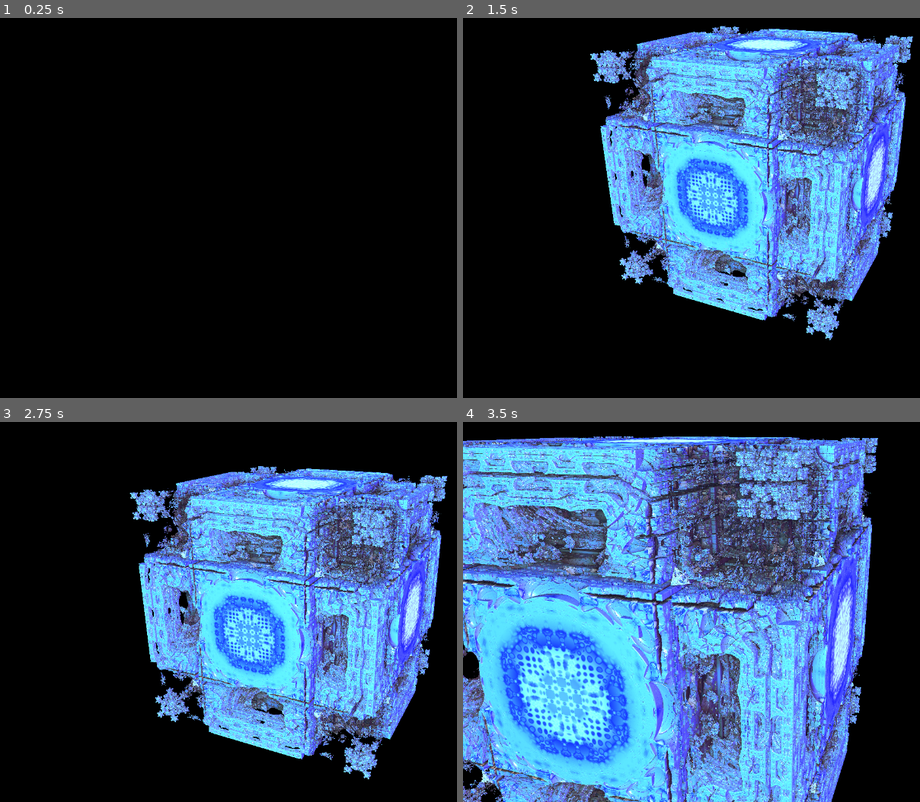
Above: before the commit, frames 1-4 (two rows, left to right).
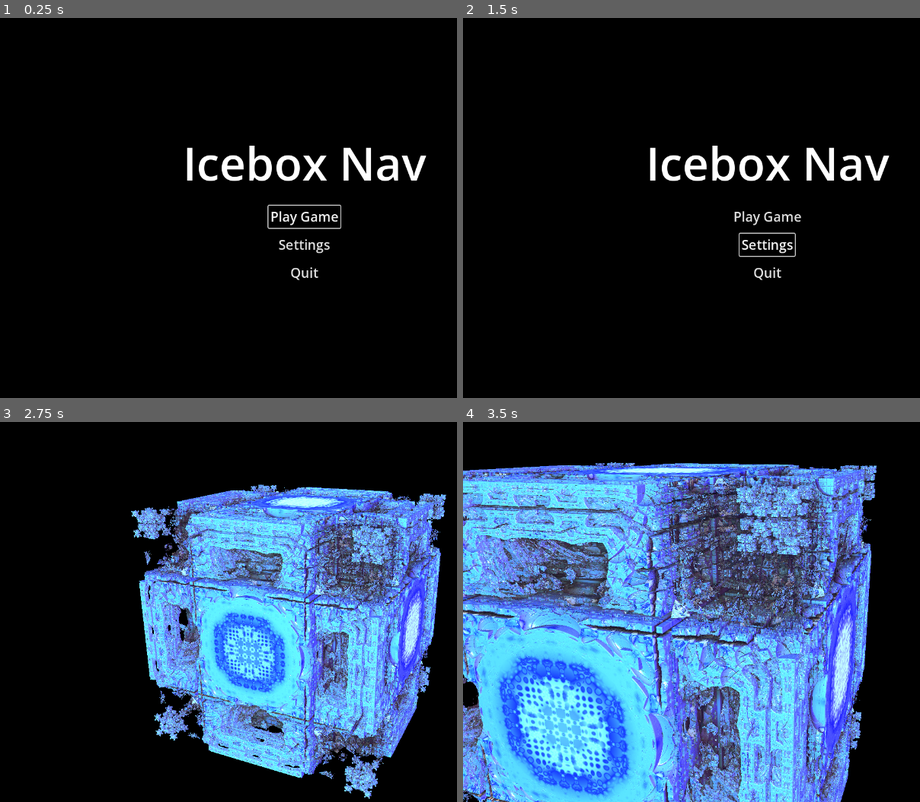
Above: after the commit, the same moments.

Repository: Adam-G-Klein/HelpImStuckInAFractal
Game: Godot game, scene res://src/ui/main_menu.tscn
Same seed, same stepped clock (60 frames per second), same inputs: the game is played once before the commit and once after it. Before the commit the project starts from res://src/main.tscn.
Inputs (mouse positions are in pixels of both pictures, inside the frame that each line leads up to):
- Up to frame 1 (0.25 s): no input
- Up to frame 2 (1.5 s): click (769, 246) at 0.5 s, where only the run after the commit has a clickable "Settings"; click (769, 234) at 1.25 s, where only the run after the commit has a clickable "Back"
- Up to frame 3 (2.75 s): click (306, 619) at 2 s, where only the run after the commit has a clickable "Play Game"
- Up to frame 4 (3.5 s): tap Enter at 2.75 s; move the mouse to (801, 612) at 2.77 s; hold W (move_forward) from 2.78 s (still down); hold Q (toggle_panel) from 2.78 s (still down); click (801, 612) at 2.92 s

The runs differ from the first frame. In frame 1, 2.4% of the frame differs, in the area x 40-94%, y 33-69%; in frame 2, 42%; in frame 3, 40%; in frame 4, 71%, in the area x 0-91%, y 3-100%.

Commit message:
feat(ui): Icebox Nav main menu, Escape pause menu, and a persisted sensitivity setting
- The game now starts on a title menu (Play Game, Settings, Quit).
- Escape pauses the tree and opens a pause menu (Resume, Settings, Back
  to Menu); Escape steps back out of Settings, then resumes.
- A Settings autoload owns the mouse sensitivity, saved to
  user://settings.cfg. Main mirrors it into FractalParams, the Q panel's
  slider writes through to it, and loading a saved view no longer changes it.
- Tests for the settings file, both menus, pause/resume, and a real
  GUI-routed drag that fails without the previous commit's fix.

Co-Authored-By: Claude Opus 5.5 <noreply@anthropic.com>

Diff:
--- a/project.godot
+++ b/project.godot
@@ -4,8 +4,12 @@
 [application]
 
 config/name="Help I'm Stuck In A Fractal"
-run/main_scene="res://src/main.tscn"
+run/main_scene="res://src/ui/main_menu.tscn"
 config/features=PackedStringArray("4.6", "GL Compatibility")
+
+[autoload]
+
+Settings="*res://src/settings/settings.gd"
 
 [display]
 
@@ -50,6 +54,11 @@
 "events": [Object(InputEventKey,"resource_local_to_scene":false,"resource_name":"","device":-1,"window_id":0,"alt_press …(192 unchanged characters)…
 ]
 }
+pause={
+"deadzone": 0.2,
+"events": [Object(InputEventKey,"resource_local_to_scene":false,"resource_name":"","device":-1,"window_id":0,"alt_pressed":false,"shift_pressed":false,"ctrl_pressed":false,"meta_pressed":false,"pressed":false,"keycode":0,"physical_keycode":4194305,"key_label":0,"unicode":0,"location":0,"echo":false,"script":null)
+]
+}
 workspace_quick_save={
 "deadzone": 0.2,
 "events": [Object(InputEventKey,"resource_local_to_scene":false,"resource_name":"","device":-1,"window_id":0,"alt_press …(493 unchanged characters)…
--- a/src/main.gd
+++ b/src/main.gd
@@ -3,7 +3,10 @@
 ## Wires the two resources into every child, selects the active camera from
 ## camera_mode, owns the mouse capture, and is the single mouse-event dispatcher.
 ## Also saves and loads views: WorkspaceFiles picks the file, Workspace does the
-## reading and writing, and the panel shows the result.
+## reading and writing, and the panel shows the result. Escape pauses the tree
+## and opens the PauseMenu; the mouse sensitivity follows the Settings autoload.
+
+const MENU_SCENE := "res://src/ui/main_menu.tscn"
 
 var params: FractalParams
 var camera: CameraState
@@ -17,6 +20,8 @@
 var _marker: JuliaMarker
 var _last_mode := -1
 var _files: WorkspaceFiles
+var _pause: PauseMenu
+var _loading := false
 
 
 func _ready() -> void:
@@ -36,6 +41,13 @@
 		_marker.setup(params, camera, view)
 
 	_build_workspace_files()
+	_build_pause_menu()
+
+	# The sensitivity is the player's, not the view's: Settings owns it, and the
+	# panel's slider writes through params back into Settings.
+	params.mouse_sensitivity = Settings.mouse_sensitivity
+	Settings.changed.connect(func(): params.mouse_sensitivity = Settings.mouse_sensitivity)
+	params.changed.connect(_sync_sensitivity_to_settings)
 
 	panel.visible = false
 	params.changed.connect(_apply_mode)
@@ -45,6 +57,40 @@
 
 func workspace_files() -> WorkspaceFiles:
 	return _files
+
+
+func pause_menu() -> PauseMenu:
+	return _pause
+
+
+func _build_pause_menu() -> void:
+	_pause = PauseMenu.new()
+	_pause.name = "PauseMenu"
+	add_child(_pause)
+	_pause.resume_requested.connect(resume)
+	_pause.menu_requested.connect(back_to_menu)
+
+
+func pause() -> void:
+	get_tree().paused = true
+	_pause.open()
+	_update_mouse()
+
+
+func resume() -> void:
+	_pause.close()
+	get_tree().paused = false
+	_update_mouse()
+
+
+func back_to_menu() -> void:
+	get_tree().paused = false
+	get_tree().change_scene_to_file(MENU_SCENE)
+
+
+func _sync_sensitivity_to_settings() -> void:
+	if not _loading:
+		Settings.mouse_sensitivity = params.mouse_sensitivity
 
 
 ## The buttons and the quick-save key only choose a file; the saving and
@@ -76,7 +122,11 @@
 
 
 func load_view_from(path: String) -> void:
+	# A saved view carries a sensitivity too, but the player's setting wins.
+	_loading = true
 	var result := Workspace.load_file(path, params, camera)
+	_loading = false
+	params.mouse_sensitivity = Settings.mouse_sensitivity
 	var warnings: Array = result["warnings"]
 	if not result["ok"]:
 		_report("Load failed: %s" % warnings[0])
@@ -116,7 +166,8 @@
 
 
 func _update_mouse() -> void:
-	var capture := (params.camera_mode == FractalParams.CameraMode.FLY) and not panel.visible
+	var capture := params.camera_mode == FractalParams.CameraMode.FLY \
+			and not panel.visible and not _pause.visible
 	Input.set_mouse_mode(Input.MOUSE_MODE_CAPTURED if capture else Input.MOUSE_MODE_VISIBLE)
 
 
@@ -124,8 +175,14 @@
 	return fly if params.camera_mode == FractalParams.CameraMode.FLY else _orbit
 
 
-# The only mouse dispatcher: Q -> JuliaMarker -> active camera.
+# The only mouse dispatcher: Escape -> Q -> JuliaMarker -> active camera.
+# (Paused, this does not run; the PauseMenu takes Escape instead.)
 func _unhandled_input(event: InputEvent) -> void:
+	if event.is_action_pressed("pause"):
+		pause()
+		get_viewport().set_input_as_handled()
+		return
+
 	# 1. Q toggles the panel (ignored while a panel text field has focus)
 	if event.is_action_pressed("toggle_panel"):
 		if panel.text_field_has_focus():
--- /dev/null
+++ b/src/settings/settings.gd
@@ -0,0 +1,61 @@
+extends Node
+## Player preferences that belong to the player rather than to a saved view:
+## for now, the mouse sensitivity. Autoloaded as `Settings` and kept in
+## user://settings.cfg, so it survives restarts and is not overwritten by
+## loading a view.
+
+signal changed
+
+const DEFAULT_PATH := "user://settings.cfg"
+const SENSITIVITY_MIN := 0.02
+const SENSITIVITY_MAX := 0.5
+const SENSITIVITY_DEFAULT := 0.1
+
+## Tests point this somewhere else so they never touch the player's file.
+var config_path := DEFAULT_PATH
+
+var mouse_sensitivity := SENSITIVITY_DEFAULT:
+	set(v):
+		v = clampf(v, SENSITIVITY_MIN, SENSITIVITY_MAX)
+		if is_equal_approx(v, mouse_sensitivity):
+			return
+		mouse_sensitivity = v
+		changed.emit()
+		_queue_save()
+
+var _save_queued := false
+
+
+func _ready() -> void:
+	load_settings()
+
+
+func load_settings() -> void:
+	var cfg := ConfigFile.new()
+	if cfg.load(config_path) != OK:
+		return
+	var sens: Variant = cfg.get_value("mouse", "sensitivity", SENSITIVITY_DEFAULT)
+	if sens is float or sens is int:
+		mouse_sensitivity = float(sens)
+	_save_queued = false   # what was just read is already on disk
+
+
+func save_settings() -> Error:
+	_save_queued = false
+	var cfg := ConfigFile.new()
+	cfg.set_value("mouse", "sensitivity", mouse_sensitivity)
+	return cfg.save(config_path)
+
+
+## A slider drag changes the value every frame; write the file once at the end
+## of the frame instead of on every tick.
+func _queue_save() -> void:
+	if _save_queued:
+		return
+	_save_queued = true
+	_flush_save.call_deferred()
+
+
+func _flush_save() -> void:
+	if _save_queued:
+		save_settings()
--- /dev/null
+++ b/src/ui/main_menu.gd
@@ -0,0 +1,73 @@
+class_name MainMenu
+extends Control
+## The title screen: "Icebox Nav" over Play Game, Settings and Quit. Settings
+## swaps the list for the shared SettingsMenu. Play loads the explorer.
+
+const GAME_SCENE := "res://src/main.tscn"
+
+var play_button: Button
+var settings_button: Button
+var quit_button: Button
+var settings_menu: SettingsMenu
+
+var _list: VBoxContainer
+
+
+func _ready() -> void:
+	set_anchors_and_offsets_preset(Control.PRESET_FULL_RECT)
+	Input.mouse_mode = Input.MOUSE_MODE_VISIBLE
+
+	var bg := ColorRect.new()
+	bg.color = Color.BLACK
+	bg.set_anchors_and_offsets_preset(Control.PRESET_FULL_RECT)
+	add_child(bg)
+
+	var center := CenterContainer.new()
+	center.set_anchors_and_offsets_preset(Control.PRESET_FULL_RECT)
+	add_child(center)
+	var stack := VBoxContainer.new()
+	stack.add_theme_constant_override("separation", 48)
+	center.add_child(stack)
+
+	_list = VBoxContainer.new()
+	_list.add_theme_constant_override("separation", 12)
+	var title := Label.new()
+	title.text = "Icebox Nav"
+	title.horizontal_alignment = HORIZONTAL_ALIGNMENT_CENTER
+	title.add_theme_font_size_override("font_size", 96)
+	_list.add_child(title)
+	_list.add_child(Control.new())   # a gap under the title
+	play_button = MenuButtons.make("Play Game")
+	settings_button = MenuButtons.make("Settings")
+	quit_button = MenuButtons.make("Quit")
+	for b in [play_button, settings_button, quit_button]:
+		_list.add_child(b)
+	# A browser tab cannot be quit from inside the page.
+	quit_button.visible = not OS.has_feature("web")
+	stack.add_child(_list)
+
+	settings_menu = SettingsMenu.new()
+	settings_menu.visible = false
+	stack.add_child(settings_menu)
+
+	play_button.pressed.connect(play)
+	settings_button.pressed.connect(show_settings.bind(true))
+	quit_button.pressed.connect(func(): get_tree().quit())
+	settings_menu.back.connect(show_settings.bind(false))
+	play_button.grab_focus.call_deferred()
+
+
+func play() -> void:
+	get_tree().change_scene_to_file(GAME_SCENE)
+
+
+func show_settings(on: bool) -> void:
+	_list.visible = not on
+	settings_menu.visible = on
+	(settings_menu.back_button if on else settings_button).grab_focus()
+
+
+func _unhandled_input(event: InputEvent) -> void:
+	if event.is_action_pressed(&"pause") and settings_menu.visible:
+		show_settings(false)
+		get_viewport().set_input_as_handled()
--- /dev/null
+++ b/src/ui/main_menu.tscn
@@ -0,0 +1,10 @@
+[gd_scene load_steps=2 format=3]
+
+[ext_resource type="Script" path="res://src/ui/main_menu.gd" id="1"]
+
+[node name="MainMenu" type="Control"]
+layout_mode = 3
+anchors_preset = 15
+anchor_right = 1.0
+anchor_bottom = 1.0
+script = ExtResource("1")
--- /dev/null
+++ b/src/ui/menu_buttons.gd
@@ -0,0 +1,15 @@
+class_name MenuButtons
+extends RefCounted
+## The plain text buttons both menus use: default font, no box, larger size.
+
+const FONT_SIZE := 28
+
+
+static func make(text: String) -> Button:
+	var b := Button.new()
+	b.text = text
+	b.flat = true
+	b.focus_mode = Control.FOCUS_ALL
+	b.size_flags_horizontal = Control.SIZE_SHRINK_CENTER
+	b.add_theme_font_size_override("font_size", FONT_SIZE)
+	return b
--- /dev/null
+++ b/src/ui/pause_menu.gd
@@ -0,0 +1,84 @@
+class_name PauseMenu
+extends CanvasLayer
+## Escape's menu: dims the view over Resume, Settings and Back to Menu. Main
+## pauses the tree and shows it; it keeps running while paused and hands the
+## choice back through its signals. Escape inside it steps back out.
+
+signal resume_requested
+signal menu_requested
+
+var resume_button: Button
+var settings_button: Button
+var menu_button: Button
+var settings_menu: SettingsMenu
+
+var _list: VBoxContainer
+
+
+func _init() -> void:
+	layer = 10
+	process_mode = Node.PROCESS_MODE_ALWAYS
+	visible = false
+
+	var dim := ColorRect.new()
+	dim.color = Color(0, 0, 0, 0.6)
+	dim.set_anchors_and_offsets_preset(Control.PRESET_FULL_RECT)
+	add_child(dim)   # also stops clicks reaching the view underneath
+
+	var center := CenterContainer.new()
+	center.set_anchors_and_offsets_preset(Control.PRESET_FULL_RECT)
+	add_child(center)
+	var stack := VBoxContainer.new()
+	center.add_child(stack)
+
+	_list = VBoxContainer.new()
+	_list.add_theme_constant_override("separation", 12)
+	var title := Label.new()
+	title.text = "Paused"
+	title.horizontal_alignment = HORIZONTAL_ALIGNMENT_CENTER
+	title.add_theme_font_size_override("font_size", 56)
+	_list.add_child(title)
+	resume_button = MenuButtons.make("Resume")
+	settings_button = MenuButtons.make("Settings")
+	menu_button = MenuButtons.make("Back to Menu")
+	for b in [resume_button, settings_button, menu_button]:
+		_list.add_child(b)
+	stack.add_child(_list)
+
+	settings_menu = SettingsMenu.new()
+	settings_menu.visible = false
+	stack.add_child(settings_menu)
+
+	resume_button.pressed.connect(resume_requested.emit)
+	settings_button.pressed.connect(show_settings.bind(true))
+	menu_button.pressed.connect(menu_requested.emit)
+	settings_menu.back.connect(show_settings.bind(false))
+
+
+func open() -> void:
+	show_settings(false)
+	visible = true
+	resume_button.grab_focus()
+
+
+func close() -> void:
+	visible = false
+
+
+func show_settings(on: bool) -> void:
+	_list.visible = not on
+	settings_menu.visible = on
+	if visible:
+		(settings_menu.back_button if on else settings_button).grab_focus()
+
+
+## Main is paused while this is open, so Escape lands here: out of Settings
+## first, then out of the menu.
+func _unhandled_input(event: InputEvent) -> void:
+	if not visible or not event.is_action_pressed(&"pause"):
+		return
+	if settings_menu.visible:
+		show_settings(false)
+	else:
+		resume_requested.emit()
+	get_viewport().set_input_as_handled()
--- /dev/null
+++ b/src/ui/settings_menu.gd
@@ -0,0 +1,55 @@
+class_name SettingsMenu
+extends VBoxContainer
+## The settings page shared by the main menu and the pause menu. Edits the
+## Settings autoload directly; `back` asks the owner to show its own list again.
+
+signal back
+
+var sens_slider: HSlider
+var sens_value: Label
+var back_button: Button
+
+
+func _init() -> void:
+	alignment = BoxContainer.ALIGNMENT_CENTER
+	add_theme_constant_override("separation", 16)
+
+	var title := Label.new()
+	title.text = "Settings"
+	title.horizontal_alignment = HORIZONTAL_ALIGNMENT_CENTER
+	title.add_theme_font_size_override("font_size", 40)
+	add_child(title)
+
+	var row := HBoxContainer.new()
+	row.alignment = BoxContainer.ALIGNMENT_CENTER
+	row.add_theme_constant_override("separation", 12)
+	var label := Label.new()
+	label.text = "Mouse sensitivity"
+	sens_slider = HSlider.new()
+	sens_slider.min_value = Settings.SENSITIVITY_MIN
+	sens_slider.max_value = Settings.SENSITIVITY_MAX
+	sens_slider.step = 0.001
+	sens_slider.custom_minimum_size = Vector2(240, 0)
+	sens_slider.size_flags_vertical = Control.SIZE_SHRINK_CENTER
+	sens_value = Label.new()
+	sens_value.custom_minimum_size = Vector2(56, 0)
+	row.add_child(label)
+	row.add_child(sens_slider)
+	row.add_child(sens_value)
+	add_child(row)
+
+	back_button = MenuButtons.make("Back")
+	add_child(back_button)
+
+	sens_slider.value_changed.connect(func(v): Settings.mouse_sensitivity = v)
+	back_button.pressed.connect(back.emit)
+
+
+func _ready() -> void:
+	Settings.changed.connect(_refresh)
+	_refresh()
+
+
+func _refresh() -> void:
+	sens_slider.set_value_no_signal(Settings.mouse_sensitivity)
+	sens_value.text = "%.3f" % Settings.mouse_sensitivity
--- a/tests/boot_test.gd
+++ b/tests/boot_test.gd
@@ -8,5 +8,5 @@
 	var feats: PackedStringArray = ProjectSettings.get_setting("application/config/features")
 	check(feats.has("GL Compatibility"), "GL Compatibility is declared")
 	for action in ["move_forward", "move_back", "move_left", "move_right",
-			"move_up", "move_down", "toggle_panel"]:
+			"move_up", "move_down", "toggle_panel", "pause"]:
 		check(InputMap.has_action(action), "action '%s' exists" % action)
--- a/tests/main_test.gd
+++ b/tests/main_test.gd
@@ -2,6 +2,10 @@
 
 
 func run() -> void:
+	var settings: Node = root.get_node("Settings")
+	var original_sens: float = settings.mouse_sensitivity
+	settings.config_path = "user://main_test_settings.cfg"
+
 	var main: Node = load("res://src/main.tscn").instantiate()
 	root.add_child(main)
 	await frames(2)
@@ -75,5 +79,71 @@
 	check(main.panel.status_label.text.begins_with("Load failed"), "and says it failed")
 	DirAccess.remove_absolute(ProjectSettings.globalize_path(tmp))
 
+	# mouse events reach Main through the real GUI pass: the full-window view
+	# must not swallow them (it did, so captured mouse-look never turned the view)
+	check_eq(main.view.mouse_filter, Control.MOUSE_FILTER_IGNORE, "the view ignores the mouse")
+	main.params.camera_mode = FractalParams.CameraMode.ORBIT
+	await frames(1)
+	var fwd_before: Vector3 = main.camera.forward()
+	var at := Vector2(root.size) * 0.5
+	var press := InputEventMouseButton.new()
+	press.button_index = MOUSE_BUTTON_LEFT
+	press.pressed = true
+	press.position = at
+	root.push_input(press)
+	var drag := InputEventMouseMotion.new()
+	drag.position = at + Vector2(5, 0)
+	drag.relative = Vector2(5, 0)
+	root.push_input(drag)
+	var release := press.duplicate()
+	release.pressed = false
+	root.push_input(release)
+	await frames(1)
+	check(not main.camera.forward().is_equal_approx(fwd_before), "a drag over the view turns the camera")
+
+	# the sensitivity follows Settings, and a loaded view does not override it
+	settings.mouse_sensitivity = 0.33
+	check_approx(main.params.mouse_sensitivity, 0.33, "params follow the Settings sensitivity")
+	main.panel.sens_slider.value = 0.21
+	check_approx(settings.mouse_sensitivity, 0.21, "the panel slider writes Settings")
+	main.params.mouse_sensitivity = 0.4
+	main.save_view_to(tmp)
+	main.params.mouse_sensitivity = 0.21
+	main.load_view_from(tmp)
+	check_approx(settings.mouse_sensitivity, 0.21, "loading a view keeps the player's sensitivity")
+	check_approx(main.params.mouse_sensitivity, 0.21, "in params too")
+	DirAccess.remove_absolute(ProjectSettings.globalize_path(tmp))
+
+	# Escape pauses and opens the pause menu; Escape again resumes
+	main.params.camera_mode = FractalParams.CameraMode.FLY
+	await frames(1)
+	var pause = main.pause_menu()   # untyped: see menus_test.gd
+	check(not pause.visible, "the pause menu starts hidden")
+	await press_action("pause")
+	check(paused and pause.visible, "Escape pauses and opens the pause menu")
+	check_eq(pause.menu_button.text, "Back to Menu", "it offers Back to Menu")
+	pause.settings_button.pressed.emit()
+	check(pause.settings_menu.visible, "and Settings")
+	await press_action("pause")
+	check(paused and pause.visible and not pause.settings_menu.visible,
+		"Escape in its settings goes back to the pause list")
+	await press_action("pause")
+	check(not paused and not pause.visible, "Escape again resumes")
+	await press_action("pause")
+	pause.resume_button.pressed.emit()
+	check(not paused and not pause.visible, "so does Resume")
+
+	# Back to Menu unpauses and swaps to the main menu
+	await press_action("pause")
+	pause.menu_button.pressed.emit()
+	await frames(2)
+	check(not paused, "Back to Menu unpauses")
+	check(current_scene != null and current_scene.name == "MainMenu", "and loads the main menu")
+	if current_scene:
+		current_scene.queue_free()
+
 	main.queue_free()
 	await frames(1)
+	settings.mouse_sensitivity = original_sens
+	await frames(1)
+	DirAccess.remove_absolute(ProjectSettings.globalize_path("user://main_test_settings.cfg"))
--- /dev/null
+++ b/tests/menus_test.gd
@@ -0,0 +1,55 @@
+extends "res://tests/test_case.gd"
+## The main menu's layout and navigation, and the shared settings page.
+
+const TMP := "user://menus_test_settings.cfg"
+
+
+func run() -> void:
+	var settings: Node = root.get_node("Settings")
+	var original: float = settings.mouse_sensitivity
+	settings.config_path = TMP
+
+	check_eq(ProjectSettings.get_setting("application/run/main_scene"), "res://src/ui/main_menu.tscn",
+		"the game starts on the main menu")
+
+	# Untyped: naming MainMenu here would compile it (and its use of the Settings
+	# autoload) before the autoloads exist, which fails under -s.
+	var menu = load("res://src/ui/main_menu.tscn").instantiate()
+	root.add_child(menu)
+	await frames(1)
+
+	var title := _find_label(menu, "Icebox Nav")
+	check(title != null, "the title reads Icebox Nav")
+	if title:
+		check(title.get_theme_font_size("font_size") >= 64, "in big text")
+	check_eq(menu.play_button.text, "Play Game", "Play Game button")
+	check_eq(menu.settings_button.text, "Settings", "Settings button")
+	check_eq(menu.quit_button.text, "Quit", "Quit button")
+	check(not menu.settings_menu.visible, "settings start hidden")
+
+	menu.settings_button.pressed.emit()
+	check(menu.settings_menu.visible and not menu.play_button.is_visible_in_tree(),
+		"Settings swaps the list for the settings page")
+	menu.settings_menu.sens_slider.value = 0.2
+	check_approx(settings.mouse_sensitivity, 0.2, "the slider sets the mouse sensitivity")
+	settings.mouse_sensitivity = 0.15
+	check_approx(menu.settings_menu.sens_slider.value, 0.15, "and follows outside changes")
+	await press_action("pause")
+	check(not menu.settings_menu.visible and menu.play_button.is_visible_in_tree(),
+		"Escape goes back to the list")
+	menu.settings_button.pressed.emit()
+	menu.settings_menu.back_button.pressed.emit()
+	check(not menu.settings_menu.visible, "so does Back")
+
+	menu.queue_free()
+	await frames(1)
+	settings.mouse_sensitivity = original
+	await frames(1)
+	DirAccess.remove_absolute(ProjectSettings.globalize_path(TMP))
+
+
+func _find_label(node: Node, text: String) -> Label:
+	for child in node.find_children("*", "Label", true, false):
+		if child.text == text:
+			return child
+	return null
--- /dev/null
+++ b/tests/settings_test.gd
@@ -0,0 +1,37 @@
+extends "res://tests/test_case.gd"
+## The Settings autoload clamps, signals, and round-trips through its file.
+
+const TMP := "user://settings_test.cfg"
+
+
+func run() -> void:
+	var settings: Node = root.get_node("Settings")
+	check(settings != null, "Settings is autoloaded")
+	var original: float = settings.mouse_sensitivity
+	settings.config_path = TMP
+
+	var fired := [0]
+	settings.changed.connect(func(): fired[0] += 1)
+	settings.mouse_sensitivity = 0.25
+	check_eq(fired[0], 1, "a change emits changed")
+	settings.mouse_sensitivity = 0.25
+	check_eq(fired[0], 1, "setting the same value does not")
+	settings.mouse_sensitivity = 5.0
+	check_approx(settings.mouse_sensitivity, settings.SENSITIVITY_MAX, "clamped to the max")
+	settings.mouse_sensitivity = 0.0
+	check_approx(settings.mouse_sensitivity, settings.SENSITIVITY_MIN, "clamped to the min")
+
+	settings.mouse_sensitivity = 0.3
+	await frames(1)   # the deferred save
+	check(FileAccess.file_exists(TMP), "a change is written to disk")
+	settings.mouse_sensitivity = 0.05
+	settings.load_settings()
+	check_approx(settings.mouse_sensitivity, 0.3, "loading restores the saved value")
+
+	DirAccess.remove_absolute(ProjectSettings.globalize_path(TMP))
+	settings.load_settings()   # a missing file leaves the value alone
+	check_approx(settings.mouse_sensitivity, 0.3, "a missing file changes nothing")
+
+	settings.mouse_sensitivity = original
+	await frames(1)
+	DirAccess.remove_absolute(ProjectSettings.globalize_path(TMP))
Not shown, added: src/settings/settings.gd.uid
Not shown, added: src/ui/main_menu.gd.uid
Not shown, added: src/ui/menu_buttons.gd.uid
Not shown, added: src/ui/pause_menu.gd.uid
Not shown, added: src/ui/settings_menu.gd.uid
Not shown, added: tests/menus_test.gd.uid
Not shown, added: tests/settings_test.gd.uid
